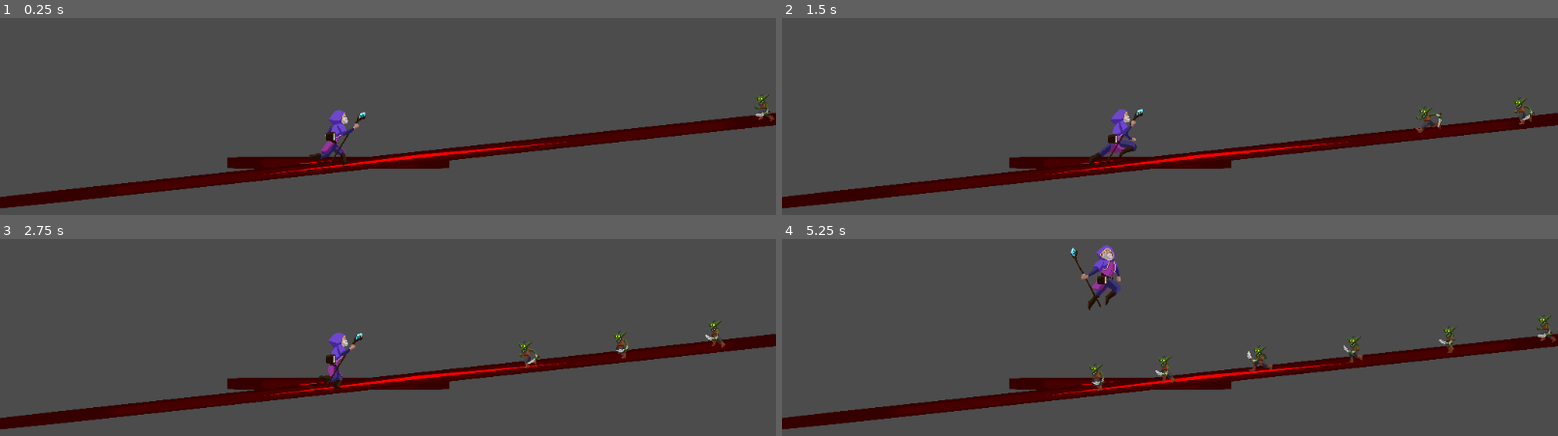
Above: before the commit, frames 1-4 (two rows, left to right).
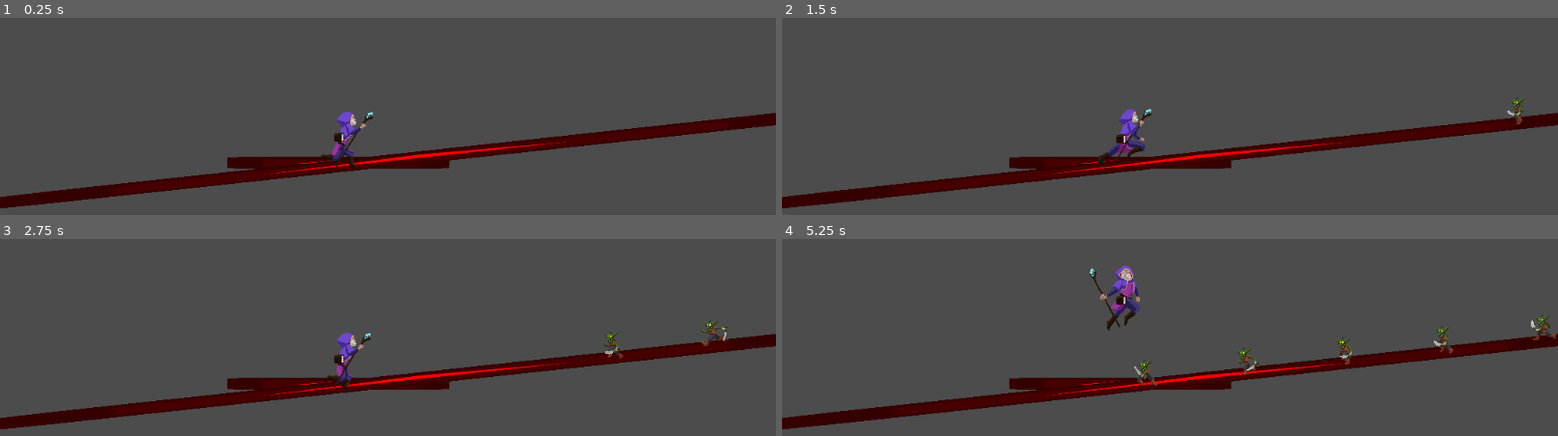
Above: after the commit, the same moments.

Repository: Tuiuiu/gamejaajproject
Game: Godot game, scene res://Scenes/World/World.tscn
The game is run twice, just before and just after one commit, with the same random seed, the same clock (stepped at 60 frames per second) and the same inputs. The engine's default icon, where the game draws it, is replaced by a stand-in: a white triangle on a blue panel in a dark square.
Inputs:
- Up to frame 1 (0.25 s): no input
- Up to frame 2 (1.5 s): hold Up (ui_up) from 0.53 s (still down)
- Up to frame 3 (2.75 s): release Up (ui_up) at 2.03 s
- Up to frame 4 (5.25 s): hold Up (ui_up) 2.78-4.28 s; tap Up (ui_up) at 4.52 s; hold Up (ui_up) from 5.03 s (still down)

The runs differ from the first frame. In frame 1, 1.1% of the frame differs, in the area x 39-100%, y 38-76%; in frame 2, 1.3%; in frame 3, 1.5%; in frame 4, 2.9%, in the area x 37-100%, y 2-77%.

Commit message:
Adds goblin subclass and attack animation to goblin

Diff:
--- a/GameJaajProject/Scenes/Enemies/Enemy.gd
+++ b/GameJaajProject/Scenes/Enemies/Enemy.gd
@@ -1,13 +1,17 @@
 extends KinematicBody2D
 
-var MOVESPEED = 120.0
+var MOVESPEED = 30.0
 var active = true
 var velocity = Vector2()
+var state = "running"
+
 # Called when the node enters the scene tree for the first time.
 func _ready():
     velocity.x += -MOVESPEED
     velocity.y = 60.0
     active = true
+    change_state("running")
+    $AnimatedSprite.flip_h = true
 
 func _physics_process(delta):
     if (get_global_position().x <= -100):
@@ -19,6 +23,17 @@
     queue_free()
 
 func _process(delta):
-    if velocity.x != 0:
-        $AnimatedSprite.animation = "Run"
-        $AnimatedSprite.flip_h = true
+    pass
+
+func change_state(new_state):
+    if (state != new_state):
+        match new_state:
+            "running":
+                $AnimatedSprite.play("Run")
+            "damage":
+                $AnimatedSprite.play("Hit")
+            "attack":
+                $AnimatedSprite.play("Attack")
+            "death":
+                $AnimatedSprite.play("Death")
+        state = new_state
--- a/GameJaajProject/Scenes/Enemies/Enemy.tscn
+++ b/GameJaajProject/Scenes/Enemies/Enemy.tscn
@@ -6,7 +6,6 @@
 [ext_resource path="res://Assets/Enemies/Goblin/Take Hit.png" type="Texture" id=4]
 [ext_resource path="res://Assets/Enemies/Goblin/Death.png" type="Texture" id=5]
 [ext_resource path="res://Assets/Enemies/Goblin/Run.png" type="Texture" id=6]
-
 
 [sub_resource type="RectangleShape2D" id=1]
 extents = Vector2( 16, 16 )
@@ -28,100 +27,100 @@
 region = Rect2( 450, 0, 150, 150 )
 
 [sub_resource type="AtlasTexture" id=6]
-atlas = ExtResource( 6 )
+atlas = ExtResource( 2 )
 region = Rect2( 0, 0, 150, 150 )
 
 [sub_resource type="AtlasTexture" id=7]
-atlas = ExtResource( 6 )
+atlas = ExtResource( 2 )
 region = Rect2( 150, 0, 150, 150 )
 
 [sub_resource type="AtlasTexture" id=8]
-atlas = ExtResource( 6 )
+atlas = ExtResource( 2 )
 region = Rect2( 300, 0, 150, 150 )
 
 [sub_resource type="AtlasTexture" id=9]
-atlas = ExtResource( 6 )
+atlas = ExtResource( 2 )
 region = Rect2( 450, 0, 150, 150 )
 
 [sub_resource type="AtlasTexture" id=10]
 atlas = ExtResource( 6 )
-region = Rect2( 600, 0, 150, 150 )
+region = Rect2( 0, 0, 150, 150 )
 
 [sub_resource type="AtlasTexture" id=11]
 atlas = ExtResource( 6 )
-region = Rect2( 750, 0, 150, 150 )
+region = Rect2( 150, 0, 150, 150 )
 
 [sub_resource type="AtlasTexture" id=12]
 atlas = ExtResource( 6 )
-region = Rect2( 900, 0, 150, 150 )
+region = Rect2( 300, 0, 150, 150 )
 
 [sub_resource type="AtlasTexture" id=13]
 atlas = ExtResource( 6 )
+region = Rect2( 450, 0, 150, 150 )
+
+[sub_resource type="AtlasTexture" id=14]
+atlas = ExtResource( 6 )
+region = Rect2( 600, 0, 150, 150 )
+
+[sub_resource type="AtlasTexture" id=15]
+atlas = ExtResource( 6 )
+region = Rect2( 750, 0, 150, 150 )
+
+[sub_resource type="AtlasTexture" id=16]
+atlas = ExtResource( 6 )
+region = Rect2( 900, 0, 150, 150 )
+
+[sub_resource type="AtlasTexture" id=17]
+atlas = ExtResource( 6 )
 region = Rect2( 1050, 0, 150, 150 )
 
-[sub_resource type="AtlasTexture" id=14]
+[sub_resource type="AtlasTexture" id=18]
 atlas = ExtResource( 5 )
 region = Rect2( 0, 0, 150, 150 )
 
-[sub_resource type="AtlasTexture" id=15]
+[sub_resource type="AtlasTexture" id=19]
 atlas = ExtResource( 5 )
 region = Rect2( 150, 0, 150, 150 )
 
-[sub_resource type="AtlasTexture" id=16]
+[sub_resource type="AtlasTexture" id=20]
 atlas = ExtResource( 5 )
 region = Rect2( 300, 0, 150, 150 )
 
-[sub_resource type="AtlasTexture" id=17]
+[sub_resource type="AtlasTexture" id=21]
 atlas = ExtResource( 5 )
-region = Rect2( 450, 0, 150, 150 )
-
-[sub_resource type="AtlasTexture" id=18]
-atlas = ExtResource( 3 )
-region = Rect2( 0, 0, 150, 150 )
-
-[sub_resource type="AtlasTexture" id=19]
-atlas = ExtResource( 3 )
-region = Rect2( 150, 0, 150, 150 )
-
-[sub_resource type="AtlasTexture" id=20]
-atlas = ExtResource( 3 )
-region = Rect2( 300, 0, 150, 150 )
-
-[sub_resource type="AtlasTexture" id=21]
-atlas = ExtResource( 3 )
 region = Rect2( 450, 0, 150, 150 )
 
 [sub_resource type="AtlasTexture" id=22]
 atlas = ExtResource( 3 )
-region = Rect2( 600, 0, 150, 150 )
+region = Rect2( 0, 0, 150, 150 )
 
 [sub_resource type="AtlasTexture" id=23]
 atlas = ExtResource( 3 )
-region = Rect2( 750, 0, 150, 150 )
+region = Rect2( 150, 0, 150, 150 )
 
 [sub_resource type="AtlasTexture" id=24]
 atlas = ExtResource( 3 )
-region = Rect2( 900, 0, 150, 150 )
+region = Rect2( 300, 0, 150, 150 )
 
 [sub_resource type="AtlasTexture" id=25]
 atlas = ExtResource( 3 )
-region = Rect2( 1050, 0, 150, 150 )
+region = Rect2( 450, 0, 150, 150 )
 
 [sub_resource type="AtlasTexture" id=26]
-atlas = ExtResource( 2 )
-region = Rect2( 0, 0, 150, 150 )
+atlas = ExtResource( 3 )
+region = Rect2( 600, 0, 150, 150 )
 
 [sub_resource type="AtlasTexture" id=27]
-atlas = ExtResource( 2 )
-region = Rect2( 150, 0, 150, 150 )
+atlas = ExtResource( 3 )
+region = Rect2( 750, 0, 150, 150 )
 
 [sub_resource type="AtlasTexture" id=28]
-atlas = ExtResource( 2 )
-region = Rect2( 300, 0, 150, 150 )
+atlas = ExtResource( 3 )
+region = Rect2( 900, 0, 150, 150 )
 
 [sub_resource type="AtlasTexture" id=29]
-atlas = ExtResource( 2 )
-region = Rect2( 450, 0, 150, 150 )
+atlas = ExtResource( 3 )
+region = Rect2( 1050, 0, 150, 150 )
 
 [sub_resource type="SpriteFrames" id=30]
 animations = [ {
@@ -130,25 +129,25 @@
 "name": "Hit",
 "speed": 5.0
 }, {
-"frames": [ SubResource( 6 ), SubResource( 7 ), SubResource( 8 ), SubResource( 9 ), SubResource( 10 ), SubResource( 11 ), SubResource( 12 ), SubResource( 13 ) ],
+"frames": [ SubResource( 6 ), SubResource( 7 ), SubResource( 8 ), SubResource( 9 ) ],
+"loop": true,
+"name": "Idle",
+"speed": 5.0
+}, {
+"frames": [ SubResource( 10 ), SubResource( 11 ), SubResource( 12 ), SubResource( 13 ), SubResource( 14 ), SubResource( 15 ), SubResource( 16 ), SubResource( 17 ) ],
 "loop": true,
 "name": "Run",
 "speed": 7.0
 }, {
-"frames": [ SubResource( 14 ), SubResource( 15 ), SubResource( 16 ), SubResource( 17 ) ],
+"frames": [ SubResource( 18 ), SubResource( 19 ), SubResource( 20 ), SubResource( 21 ) ],
 "loop": true,
 "name": "Death",
 "speed": 5.0
 }, {
-"frames": [ SubResource( 18 ), SubResource( 19 ), SubResource( 20 ), SubResource( 21 ), SubResource( 22 ), SubResource( 23 ), SubResource( 24 ), SubResource( 25 ) ],
+"frames": [ SubResource( 22 ), SubResource( 23 ), SubResource( 24 ), SubResource( 25 ), SubResource( 26 ), SubResource( 27 ), SubResource( 28 ), SubResource( 29 ) ],
 "loop": true,
 "name": "Attack",
 "speed": 7.0
-}, {
-"frames": [ SubResource( 26 ), SubResource( 27 ), SubResource( 28 ), SubResource( 29 ) ],
-"loop": true,
-"name": "Idle",
-"speed": 5.0
 } ]
 
 [node name="Enemy" type="KinematicBody2D"]
@@ -160,5 +159,5 @@
 [node name="AnimatedSprite" type="AnimatedSprite" parent="."]
 frames = SubResource( 30 )
 animation = "Run"
-frame = 6
+frame = 3
 playing = true
--- /dev/null
+++ b/GameJaajProject/Scenes/Enemies/Goblin/Goblin.gd
@@ -0,0 +1,15 @@
+extends "res://Scenes/Enemies/Enemy.gd"
+
+# Called when the node enters the scene tree for the first time.
+func _ready():
+    ._ready()
+
+func _physics_process(delta):
+    ._physics_process(delta)
+
+func _on_Area2D_body_entered(body):
+    if (body.is_in_group("Player")):
+        print ("MUDOU PRA ATAQUE")
+        change_state("attack")
+        yield($AnimatedSprite, "animation_finished")
+        change_state("running")
--- /dev/null
+++ b/GameJaajProject/Scenes/Enemies/Goblin/Goblin.tscn
@@ -0,0 +1,23 @@
+[gd_scene load_steps=4 format=2]
+
+[ext_resource path="res://Scenes/Enemies/Enemy.tscn" type="PackedScene" id=1]
+[ext_resource path="res://Scenes/Enemies/Goblin/Goblin.gd" type="Script" id=2]
+
+[sub_resource type="RectangleShape2D" id=1]
+extents = Vector2( 32.907, 30.3351 )
+
+[node name="Goblin" instance=ExtResource( 1 )]
+script = ExtResource( 2 )
+
+[node name="AnimatedSprite" parent="." index="1"]
+frame = 3
+
+[node name="Area2D" type="Area2D" parent="." index="2"]
+position = Vector2( -31.748, 0 )
+collision_layer = 2
+collision_mask = 2
+
+[node name="CollisionShape2D" type="CollisionShape2D" parent="Area2D" index="0"]
+position = Vector2( -28.9701, 0.396843 )
+shape = SubResource( 1 )
+[connection signal="body_entered" from="Area2D" to="." method="_on_Area2D_body_entered"]
--- a/GameJaajProject/Scenes/Player/Player.tscn
+++ b/GameJaajProject/Scenes/Player/Player.tscn
@@ -10,7 +10,6 @@
 [ext_resource path="res://Assets/Player/Fall.png" type="Texture" id=9]
 [ext_resource path="res://Assets/Player/Attack2.png" type="Texture" id=10]
 
-
 [sub_resource type="RectangleShape2D" id=1]
 extents = Vector2( 32, 32 )
 
@@ -35,116 +34,116 @@
 region = Rect2( 924, 0, 231, 190 )
 
 [sub_resource type="AtlasTexture" id=7]
-atlas = ExtResource( 4 )
+atlas = ExtResource( 10 )
 region = Rect2( 0, 0, 231, 190 )
 
 [sub_resource type="AtlasTexture" id=8]
-atlas = ExtResource( 4 )
+atlas = ExtResource( 10 )
 region = Rect2( 231, 0, 231, 190 )
 
 [sub_resource type="AtlasTexture" id=9]
-atlas = ExtResource( 4 )
+atlas = ExtResource( 10 )
 region = Rect2( 462, 0, 231, 190 )
 
 [sub_resource type="AtlasTexture" id=10]
-atlas = ExtResource( 4 )
+atlas = ExtResource( 10 )
 region = Rect2( 693, 0, 231, 190 )
 
 [sub_resource type="AtlasTexture" id=11]
-atlas = ExtResource( 8 )
-region = Rect2( 0, 0, 231, 190 )
+atlas = ExtResource( 10 )
+region = Rect2( 924, 0, 231, 190 )
 
 [sub_resource type="AtlasTexture" id=12]
-atlas = ExtResource( 8 )
-region = Rect2( 231, 0, 231, 190 )
+atlas = ExtResource( 6 )
+region = Rect2( 0, 0, 231, 190 )
 
 [sub_resource type="AtlasTexture" id=13]
-atlas = ExtResource( 8 )
-region = Rect2( 462, 0, 231, 190 )
+atlas = ExtResource( 6 )
+region = Rect2( 231, 0, 231, 190 )
 
 [sub_resource type="AtlasTexture" id=14]
-atlas = ExtResource( 8 )
-region = Rect2( 693, 0, 231, 190 )
+atlas = ExtResource( 6 )
+region = Rect2( 462, 0, 231, 190 )
 
 [sub_resource type="AtlasTexture" id=15]
-atlas = ExtResource( 8 )
-region = Rect2( 924, 0, 231, 190 )
+atlas = ExtResource( 6 )
+region = Rect2( 693, 0, 231, 190 )
 
 [sub_resource type="AtlasTexture" id=16]
-atlas = ExtResource( 10 )
-region = Rect2( 0, 0, 231, 190 )
+atlas = ExtResource( 6 )
+region = Rect2( 924, 0, 231, 190 )
 
 [sub_resource type="AtlasTexture" id=17]
-atlas = ExtResource( 10 )
-region = Rect2( 231, 0, 231, 190 )
+atlas = ExtResource( 3 )
+region = Rect2( 0, 0, 231, 190 )
 
 [sub_resource type="AtlasTexture" id=18]
-atlas = ExtResource( 10 )
-region = Rect2( 462, 0, 231, 190 )
+atlas = ExtResource( 3 )
+region = Rect2( 231, 0, 231, 190 )
 
 [sub_resource type="AtlasTexture" id=19]
-atlas = ExtResource( 10 )
-region = Rect2( 693, 0, 231, 190 )
+atlas = ExtResource( 9 )
+region = Rect2( 0, 0, 231, 190 )
 
 [sub_resource type="AtlasTexture" id=20]
-atlas = ExtResource( 10 )
-region = Rect2( 924, 0, 231, 190 )
+atlas = ExtResource( 9 )
+region = Rect2( 231, 0, 231, 190 )
 
 [sub_resource type="AtlasTexture" id=21]
-atlas = ExtResource( 3 )
+atlas = ExtResource( 4 )
 region = Rect2( 0, 0, 231, 190 )
 
 [sub_resource type="AtlasTexture" id=22]
-atlas = ExtResource( 3 )
+atlas = ExtResource( 4 )
 region = Rect2( 231, 0, 231, 190 )
 
 [sub_resource type="AtlasTexture" id=23]
-atlas = ExtResource( 7 )
-region = Rect2( 0, 0, 231, 190 )
+atlas = ExtResource( 4 )
+region = Rect2( 462, 0, 231, 190 )
 
 [sub_resource type="AtlasTexture" id=24]
-atlas = ExtResource( 7 )
-region = Rect2( 231, 0, 231, 190 )
+atlas = ExtResource( 4 )
+region = Rect2( 693, 0, 231, 190 )
 
 [sub_resource type="AtlasTexture" id=25]
-atlas = ExtResource( 7 )
-region = Rect2( 462, 0, 231, 190 )
+atlas = ExtResource( 8 )
+region = Rect2( 0, 0, 231, 190 )
 
 [sub_resource type="AtlasTexture" id=26]
-atlas = ExtResource( 7 )
-region = Rect2( 693, 0, 231, 190 )
+atlas = ExtResource( 8 )
+region = Rect2( 231, 0, 231, 190 )
 
 [sub_resource type="AtlasTexture" id=27]
-atlas = ExtResource( 7 )
-region = Rect2( 924, 0, 231, 190 )
+atlas = ExtResource( 8 )
+region = Rect2( 462, 0, 231, 190 )
 
 [sub_resource type="AtlasTexture" id=28]
-atlas = ExtResource( 6 )
-region = Rect2( 0, 0, 231, 190 )
+atlas = ExtResource( 8 )
+region = Rect2( 693, 0, 231, 190 )
 
 [sub_resource type="AtlasTexture" id=29]
-atlas = ExtResource( 6 )
-region = Rect2( 231, 0, 231, 190 )
+atlas = ExtResource( 8 )
+region = Rect2( 924, 0, 231, 190 )
 
 [sub_resource type="AtlasTexture" id=30]
-atlas = ExtResource( 6 )
-region = Rect2( 462, 0, 231, 190 )
+atlas = ExtResource( 7 )
+region = Rect2( 0, 0, 231, 190 )
 
 [sub_resource type="AtlasTexture" id=31]
-atlas = ExtResource( 6 )
-region = Rect2( 693, 0, 231, 190 )
+atlas = ExtResource( 7 )
+region = Rect2( 231, 0, 231, 190 )
 
 [sub_resource type="AtlasTexture" id=32]
-atlas = ExtResource( 6 )
-region = Rect2( 924, 0, 231, 190 )
+atlas = ExtResource( 7 )
+region = Rect2( 462, 0, 231, 190 )
 
 [sub_resource type="AtlasTexture" id=33]
-atlas = ExtResource( 9 )
-region = Rect2( 0, 0, 231, 190 )
+atlas = ExtResource( 7 )
+region = Rect2( 693, 0, 231, 190 )
 
 [sub_resource type="AtlasTexture" id=34]
-atlas = ExtResource( 9 )
-region = Rect2( 231, 0, 231, 190 )
+atlas = ExtResource( 7 )
+region = Rect2( 924, 0, 231, 190 )
 
 [sub_resource type="SpriteFrames" id=35]
 animations = [ {
@@ -153,43 +152,47 @@
 "name": "idle",
 "speed": 5.0
 }, {
-"frames": [ SubResource( 7 ), SubResource( 8 ), SubResource( 9 ), SubResource( 10 ) ],
+"frames": [ SubResource( 7 ), SubResource( 8 ), SubResource( 9 ), SubResource( 10 ), SubResource( 11 ) ],
+"loop": true,
+"name": "Attack 2",
+"speed": 5.0
+}, {
+"frames": [ SubResource( 12 ), SubResource( 13 ), SubResource( 14 ), SubResource( 15 ), SubResource( 16 ) ],
+"loop": true,
+"name": "Attack 1",
+"speed": 5.0
+}, {
+"frames": [ SubResource( 17 ), SubResource( 18 ) ],
+"loop": true,
+"name": "Jump",
+"speed": 5.0
+}, {
+"frames": [ SubResource( 19 ), SubResource( 20 ) ],
+"loop": true,
+"name": "Fall",
+"speed": 5.0
+}, {
+"frames": [ SubResource( 21 ), SubResource( 22 ), SubResource( 23 ), SubResource( 24 ) ],
 "loop": true,
 "name": "Hit",
 "speed": 5.0
 }, {
-"frames": [ SubResource( 11 ), SubResource( 12 ), SubResource( 13 ), SubResource( 14 ), SubResource( 15 ) ],
+"frames": [ SubResource( 25 ), SubResource( 26 ), SubResource( 27 ), SubResource( 28 ), SubResource( 29 ) ],
 "loop": true,
 "name": "Run",
 "speed": 7.0
 }, {
-"frames": [ SubResource( 16 ), SubResource( 17 ), SubResource( 18 ), SubResource( 19 ), SubResource( 20 ) ],
-"loop": true,
-"name": "Attack 2",
-"speed": 5.0
-}, {
-"frames": [ SubResource( 21 ), SubResource( 22 ) ],
-"loop": true,
-"name": "Jump",
-"speed": 5.0
-}, {
-"frames": [ SubResource( 23 ), SubResource( 24 ), SubResource( 25 ), SubResource( 26 ), SubResource( 27 ) ],
+"frames": [ SubResource( 30 ), SubResource( 31 ), SubResource( 32 ), SubResource( 33 ), SubResource( 34 ) ],
 "loop": true,
 "name": "Death",
 "speed": 5.0
-}, {
-"frames": [ SubResource( 28 ), SubResource( 29 ), SubResource( 30 ), SubResource( 31 ), SubResource( 32 ) ],
-"loop": true,
-"name": "Attack 1",
-"speed": 5.0
-}, {
-"frames": [ SubResource( 33 ), SubResource( 34 ) ],
-"loop": true,
-"name": "Fall",
-"speed": 5.0
 } ]
 
-[node name="Player" type="KinematicBody2D"]
+[node name="Player" type="KinematicBody2D" groups=[
+"Player",
+]]
+collision_layer = 2
+collision_mask = 2
 script = ExtResource( 2 )
 
 [node name="CollisionShape2D" type="CollisionShape2D" parent="."]
@@ -200,5 +203,5 @@
 [node name="AnimatedSprite" type="AnimatedSprite" parent="."]
 frames = SubResource( 35 )
 animation = "Run"
-frame = 1
+frame = 4
 playing = true
--- a/GameJaajProject/Scenes/World/EnemiesSpawner.gd
+++ b/GameJaajProject/Scenes/World/EnemiesSpawner.gd
@@ -2,7 +2,7 @@
 
 var timer
 var count = 0
-var enemy = preload("res://Scenes/Enemies/Enemy.tscn")
+var enemy = preload("res://Scenes/Enemies/Goblin/Goblin.tscn")
 
 # Called when the node enters the scene tree for the first time.
 func _ready():
--- a/GameJaajProject/Scenes/World/World.tscn
+++ b/GameJaajProject/Scenes/World/World.tscn
@@ -1,8 +1,7 @@
-[gd_scene load_steps=6 format=2]
+[gd_scene load_steps=5 format=2]
 
 [ext_resource path="res://Scenes/Player/Player.tscn" type="PackedScene" id=1]
 [ext_resource path="res://icon.png" type="Texture" id=2]
-[ext_resource path="res://Scenes/Enemies/Enemy.tscn" type="PackedScene" id=3]
 [ext_resource path="res://Scenes/World/EnemiesSpawner.gd" type="Script" id=4]
 
 [sub_resource type="RectangleShape2D" id=1]
@@ -47,14 +46,11 @@
 texture = ExtResource( 2 )
 
 [node name="Player" parent="." instance=ExtResource( 1 )]
-position = Vector2( 449.744, 406.842 )
-collision_mask = 2147483651
+position = Vector2( 460.209, 429.903 )
 
 [node name="Enemies" type="Node2D" parent="."]
 position = Vector2( 1038.79, 379.523 )
 script = ExtResource( 4 )
 
-[node name="Enemy" parent="Enemies" instance=ExtResource( 3 )]
-
 [node name="Timer" type="Timer" parent="Enemies"]
 [connection signal="timeout" from="Enemies/Timer" to="Enemies" method="_on_Timer_timeout"]
